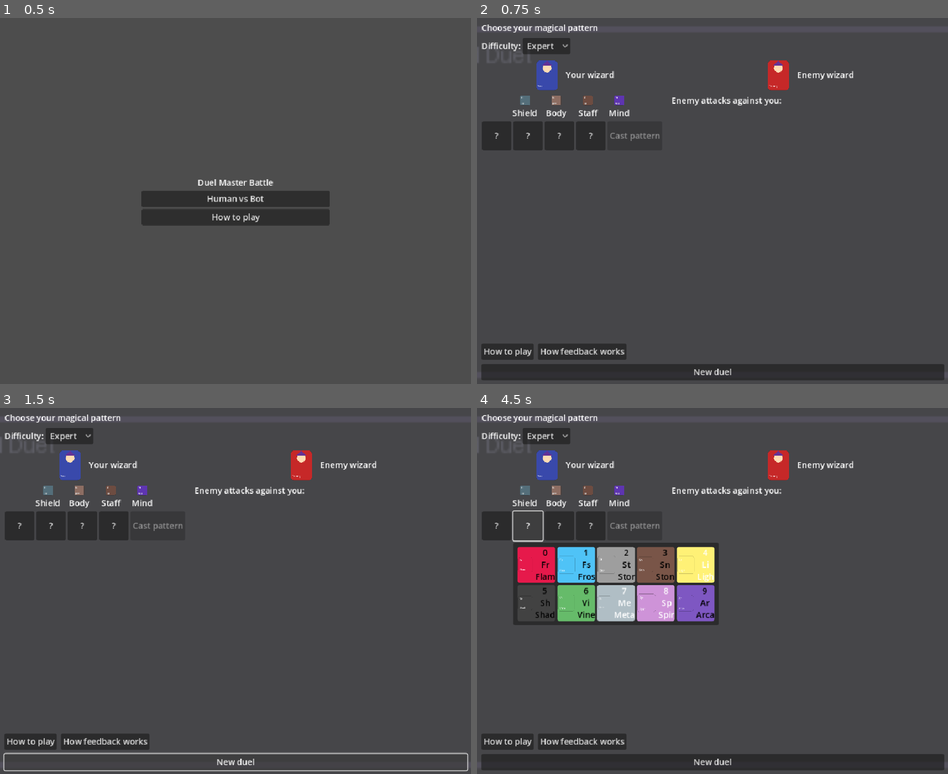
Above: before the commit, frames 1-4 (two rows, left to right).
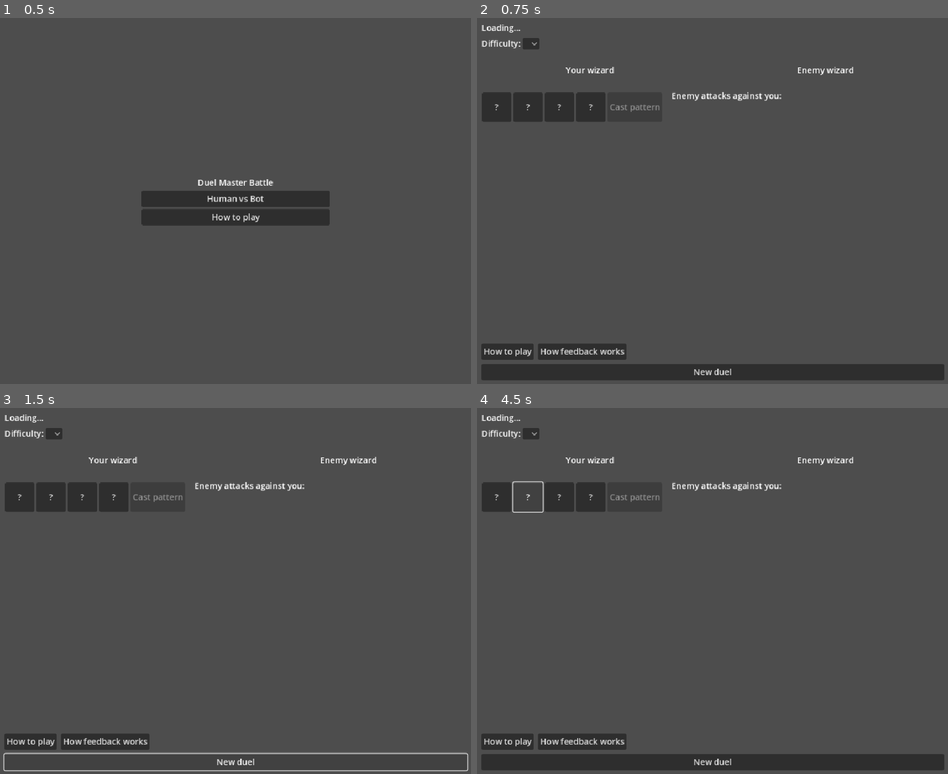
Above: after the commit, the same moments.

Repository: Joesalmon1985/DuelMasterBattle
Game: Godot game, scene res://client/scenes/main_menu.tscn
Same seed, same stepped clock (60 frames per second), same inputs: the game is played once before the commit and once after it.
Inputs (mouse positions are in pixels of both pictures, inside the frame that each line leads up to; where the layout moved, square brackets give the same spot in the first picture):
- Up to frame 1 (0.5 s): no input
- Up to frame 2 (0.75 s): click "Human vs Bot" at 0.5 s
- Up to frame 3 (1.5 s): click "New duel" at 1.25 s
- Up to frame 4 (4.5 s): click "New duel" at 2 s; click (528, 433) [547, 437] at 2.75 s; click "?" at 3.5 s; click "?" at 4.25 s

Frame 1 is identical in both runs. In frame 2, 6.3% of the frame differs, in the area x 0-80%, y 1-37%; in frame 3, 6.3%; in frame 4, 15%, in the area x 0-80%, y 1-60%.
Error after the commit: Parse Error: Invalid argument for "new()" function: argument 1 should be "DmbDuelRuleset" but is "int". (res://client/scripts/game_board.gd:177)

Commit message:
feat(sim): ruleset-driven game state, bots, and encounter catalog
Wire SequentialDuelGame, bots, and result logic to ruleset slot counts,
magic pools, and effective max attacks while preserving Archmage parity.

Co-authored-by: Cursor <cursoragent@cursor.com>

Diff:
--- a/godot_project/sim/bot.gd
+++ b/godot_project/sim/bot.gd
@@ -1,28 +1,52 @@
 class_name DmbRandomBot
 extends RefCounted
 
+var _ruleset: DmbDuelRuleset
 var _rng: RandomNumberGenerator
 
 
-func _init(seed: int = 0) -> void:
+func _init(ruleset: DmbDuelRuleset = null, seed: int = 0) -> void:
+	_ruleset = ruleset if ruleset != null else DmbEncounters.default_encounter()
 	_rng = RandomNumberGenerator.new()
 	_rng.seed = seed
 
 
 func generate_code() -> Array:
+	var pool: Array = _ruleset.secret_magic_pool
 	var code: Array = []
-	for _i in range(DmbConstants.CODE_LENGTH):
-		code.append(_rng.randi_range(DmbConstants.MIN_COLOUR, DmbConstants.MAX_COLOUR))
+	if _ruleset.allow_repeats:
+		for _i in range(_ruleset.slot_count):
+			code.append(int(pool[_rng.randi_range(0, pool.size() - 1)]))
+	else:
+		var picked: Array = _pick_without_repeats(pool, _ruleset.slot_count)
+		code = picked
 	return code
 
 
 func make_guess() -> Array:
-	return generate_code()
+	var pool: Array = _ruleset.attack_magic_pool
+	if _ruleset.allow_repeats:
+		var guess: Array = []
+		for _i in range(_ruleset.slot_count):
+			guess.append(int(pool[_rng.randi_range(0, pool.size() - 1)]))
+		return guess
+	return _pick_without_repeats(pool, _ruleset.slot_count)
+
+
+func _pick_without_repeats(pool: Array, count: int) -> Array:
+	var indices: Array = []
+	for i in range(pool.size()):
+		indices.append(i)
+	indices.shuffle()
+	var out: Array = []
+	for i in range(count):
+		out.append(int(pool[indices[i]]))
+	return out
 
 
 func register_feedback(_guess: Array, _exact: int, _colour_only: int) -> void:
-	pass  # Random bot ignores feedback
+	pass
 
 
 func is_legal_guess(guess: Array) -> bool:
-	return DmbCode.is_valid_code(guess)
+	return DmbCode.is_valid_code_for_ruleset(guess, _ruleset, _ruleset.attack_magic_pool)
--- a/godot_project/sim/bot_factory.gd
+++ b/godot_project/sim/bot_factory.gd
@@ -5,16 +5,17 @@
 const _SolverBot = preload("res://sim/solver_bot.gd")
 
 
-static func make_bot(difficulty: String = "expert", seed: int = 42) -> RefCounted:
-	var level := difficulty.to_lower()
+static func make_bot(ruleset: DmbDuelRuleset = null, seed: int = 42) -> RefCounted:
+	var rs := ruleset if ruleset != null else DmbEncounters.default_encounter()
+	var level := rs.enemy_difficulty.to_lower()
 	match level:
 		"easy":
-			return _RandomBot.new(seed)
+			return _RandomBot.new(rs, seed)
 		"normal":
-			return _SolverBot.new(_SolverBot.STRATEGY_RANDOM, seed)
+			return _SolverBot.new(rs, _SolverBot.STRATEGY_RANDOM, seed)
 		"hard":
-			return _SolverBot.new(_SolverBot.STRATEGY_MINIMAX, seed, _SolverBot.MAX_MINIMAX_POOL_HARD)
+			return _SolverBot.new(rs, _SolverBot.STRATEGY_MINIMAX, seed, _SolverBot.MAX_MINIMAX_POOL_HARD)
 		"expert":
-			return _SolverBot.new(_SolverBot.STRATEGY_MINIMAX, seed, _SolverBot.MAX_MINIMAX_POOL_EXPERT)
+			return _SolverBot.new(rs, _SolverBot.STRATEGY_MINIMAX, seed, _SolverBot.MAX_MINIMAX_POOL_EXPERT)
 		_:
-			return _SolverBot.new(_SolverBot.STRATEGY_MINIMAX, seed, _SolverBot.MAX_MINIMAX_POOL_EXPERT)
+			return _SolverBot.new(rs, _SolverBot.STRATEGY_MINIMAX, seed, _SolverBot.MAX_MINIMAX_POOL_EXPERT)
--- a/godot_project/sim/game_logic.gd
+++ b/godot_project/sim/game_logic.gd
@@ -8,7 +8,8 @@
 	human_guess_count: int,
 	bot_guess_count: int,
 	human_guesses: Array,
-	bot_guesses: Array
+	bot_guesses: Array,
+	max_attacks: int = DmbConstants.MAX_GUESSES
 ) -> DmbGameResult:
 	if human_solved and not bot_solved:
 		return DmbGameResult.new("human_win", true, false, human_guess_count, bot_guess_count,
@@ -28,12 +29,12 @@
 	if (
 		not human_solved
 		and not bot_solved
-		and human_guess_count >= DmbConstants.MAX_GUESSES
-		and bot_guess_count >= DmbConstants.MAX_GUESSES
+		and human_guess_count >= max_attacks
+		and bot_guess_count >= max_attacks
 	):
 		return DmbGameResult.new(
 			"draw", false, false, human_guess_count, bot_guess_count,
-			"Neither solved after 12 attacks each — draw!"
+			"Neither solved after %d attacks each — draw!" % max_attacks
 		)
 	var h_best := _best_progress(human_guesses)
 	var b_best := _best_progress(bot_guesses)
--- a/godot_project/sim/game_state.gd
+++ b/godot_project/sim/game_state.gd
@@ -6,14 +6,14 @@
 enum GamePhase { HUMAN_SETUP, HUMAN_TURN, BOT_TURN, FINISHED }
 
 var phase: int = GamePhase.HUMAN_SETUP
-var human_setup_pegs: Array = [null, null, null, null]
-var current_human_guess: Array = [null, null, null, null]
+var human_setup_pegs: Array = []
+var current_human_guess: Array = []
 var bot_guesses: Array = []
 var human_guesses: Array = []
 var result: DmbGameResult = null
 
+var _ruleset: DmbDuelRuleset
 var _bot_seed: int = 42
-var _difficulty: String = "expert"
 var _bot: RefCounted
 var _human_secret: Array = []
 var _bot_secret: Array = []
@@ -21,21 +21,21 @@
 var _human_solved := false
 
 
-func _init(bot_seed: int = 42, difficulty: String = "expert") -> void:
+func _init(ruleset: DmbDuelRuleset = null, bot_seed: int = 42) -> void:
+	_ruleset = ruleset if ruleset != null else DmbEncounters.default_encounter()
 	_bot_seed = bot_seed
-	_difficulty = difficulty
 	reset()
 
 
-func reset(bot_seed: int = -1, difficulty: String = "") -> void:
+func reset(bot_seed: int = -1, ruleset: DmbDuelRuleset = null) -> void:
 	if bot_seed >= 0:
 		_bot_seed = bot_seed
-	if difficulty != "":
-		_difficulty = difficulty
-	_bot = _BotFactory.make_bot(_difficulty, _bot_seed)
+	if ruleset != null:
+		_ruleset = ruleset
+	_bot = _BotFactory.make_bot(_ruleset, _bot_seed)
 	phase = GamePhase.HUMAN_SETUP
-	human_setup_pegs = [null, null, null, null]
-	current_human_guess = [null, null, null, null]
+	human_setup_pegs = _empty_pegs()
+	current_human_guess = _empty_pegs()
 	bot_guesses = []
 	human_guesses = []
 	result = null
@@ -45,12 +45,23 @@
 	_human_solved = false
 
 
+func get_ruleset() -> DmbDuelRuleset:
+	return _ruleset
+
+
+func _empty_pegs() -> Array:
+	var arr: Array = []
+	for _i in range(_ruleset.slot_count):
+		arr.append(null)
+	return arr
+
+
 func get_bot_secret() -> Array:
 	return _bot_secret.duplicate()
 
 
 func get_difficulty() -> String:
-	return _difficulty
+	return _ruleset.enemy_difficulty
 
 
 func can_lock_human_secret() -> bool:
@@ -64,29 +75,31 @@
 
 func set_human_secret_peg(slot: int, colour: int) -> void:
 	assert(phase == GamePhase.HUMAN_SETUP, "not in human setup")
-	assert(slot >= 0 and slot < DmbConstants.CODE_LENGTH)
-	DmbCode.validate_colour(colour)
+	assert(slot >= 0 and slot < _ruleset.slot_count)
+	DmbCode.validate_colour_in_pool(colour, _ruleset.secret_magic_pool)
 	human_setup_pegs[slot] = colour
 
 
 func lock_human_secret() -> void:
-	assert(can_lock_human_secret(), "all 4 pegs required")
+	assert(can_lock_human_secret(), "all pegs required")
+	DmbCode.validate_code_for_ruleset(human_setup_pegs, _ruleset, _ruleset.secret_magic_pool)
 	_human_secret = human_setup_pegs.duplicate()
 	_bot_secret = _bot.generate_code()
 	phase = GamePhase.HUMAN_TURN
 
 
 func bot_guesses_remaining() -> int:
-	return DmbConstants.MAX_GUESSES - bot_guesses.size()
+	return _ruleset.effective_max_attacks() - bot_guesses.size()
 
 
 func human_guesses_remaining() -> int:
-	return DmbConstants.MAX_GUESSES - human_guesses.size()
+	return _ruleset.effective_max_attacks() - human_guesses.size()
 
 
 func bot_make_guess() -> DmbGuessRecord:
 	assert(phase == GamePhase.BOT_TURN, "not in bot turn")
-	if _bot_solved or bot_guesses.size() >= DmbConstants.MAX_GUESSES:
+	var max_attacks := _ruleset.effective_max_attacks()
+	if _bot_solved or bot_guesses.size() >= max_attacks:
 		return null
 	var guess: Array = _bot.make_guess()
 	var fb := DmbFeedback.score_guess(_human_secret, guess)
@@ -94,7 +107,7 @@
 	bot_guesses.append(rec)
 	if _bot.has_method("register_feedback"):
 		_bot.register_feedback(guess, fb.x, fb.y)
-	if fb.x == DmbConstants.CODE_LENGTH:
+	if _ruleset.is_solved(fb.x):
 		_bot_solved = true
 		_finish_game()
 	elif _both_exhausted():
@@ -106,8 +119,8 @@
 
 func set_human_guess_peg(slot: int, colour: int) -> void:
 	assert(phase == GamePhase.HUMAN_TURN, "not in human turn")
-	assert(slot >= 0 and slot < DmbConstants.CODE_LENGTH)
-	DmbCode.validate_colour(colour)
+	assert(slot >= 0 and slot < _ruleset.slot_count)
+	DmbCode.validate_colour_in_pool(colour, _ruleset.attack_magic_pool)
 	current_human_guess[slot] = colour
 
 
@@ -122,16 +135,17 @@
 
 func submit_human_guess(guess: Array = []) -> DmbGuessRecord:
 	assert(phase == GamePhase.HUMAN_TURN, "not in human turn")
-	assert(human_guesses.size() < DmbConstants.MAX_GUESSES)
+	var max_attacks := _ruleset.effective_max_attacks()
+	assert(human_guesses.size() < max_attacks)
 	if guess.is_empty():
 		assert(can_submit_human_guess())
 		guess = current_human_guess.duplicate()
-	DmbCode.validate_code(guess)
+	DmbCode.validate_code_for_ruleset(guess, _ruleset, _ruleset.attack_magic_pool)
 	var fb := DmbFeedback.score_guess(_bot_secret, guess)
 	var rec := DmbGuessRecord.new(guess, fb.x, fb.y)
 	human_guesses.append(rec)
-	current_human_guess = [null, null, null, null]
-	if fb.x == DmbConstants.CODE_LENGTH:
+	current_human_guess = _empty_pegs()
+	if _ruleset.is_solved(fb.x):
 		_human_solved = true
 		_finish_game()
 	elif _both_exhausted():
@@ -142,11 +156,12 @@
 
 
 func _both_exhausted() -> bool:
+	var max_attacks := _ruleset.effective_max_attacks()
 	return (
 		not _human_solved
 		and not _bot_solved
-		and human_guesses.size() >= DmbConstants.MAX_GUESSES
-		and bot_guesses.size() >= DmbConstants.MAX_GUESSES
+		and human_guesses.size() >= max_attacks
+		and bot_guesses.size() >= max_attacks
 	)
 
 
@@ -155,5 +170,6 @@
 	result = DmbGameLogic.compute_result(
 		_human_solved, _bot_solved,
 		human_guesses.size(), bot_guesses.size(),
-		human_guesses, bot_guesses
+		human_guesses, bot_guesses,
+		_ruleset.effective_max_attacks()
 	)
--- a/godot_project/sim/solver_bot.gd
+++ b/godot_project/sim/solver_bot.gd
@@ -1,12 +1,12 @@
 class_name DmbSolverBot
 extends RefCounted
 
-const OPENING_GUESS := [0, 0, 1, 1]
 const STRATEGY_RANDOM := "random"
 const STRATEGY_MINIMAX := "minimax"
 const MAX_MINIMAX_POOL_HARD := 100
 const MAX_MINIMAX_POOL_EXPERT := 500
 
+var _ruleset: DmbDuelRuleset
 var _strategy: String = STRATEGY_MINIMAX
 var _seed: int = 0
 var _candidates: Array = []
@@ -15,16 +15,22 @@
 var _max_minimax_pool: int = MAX_MINIMAX_POOL_HARD
 
 
-func _init(strategy: String = STRATEGY_MINIMAX, seed: int = 0, max_minimax_pool: int = MAX_MINIMAX_POOL_HARD) -> void:
+func _init(
+	ruleset: DmbDuelRuleset = null,
+	strategy: String = STRATEGY_MINIMAX,
+	seed: int = 0,
+	max_minimax_pool: int = MAX_MINIMAX_POOL_HARD
+) -> void:
+	_ruleset = ruleset if ruleset != null else DmbEncounters.default_encounter()
 	_strategy = strategy
 	_seed = seed
 	_max_minimax_pool = max_minimax_pool
-	_all_codes = _generate_all_codes()
+	_all_codes = DmbCandidateGen.generate_candidate_codes(_ruleset)
 	_reset_candidates()
 
 
-static func all_code_count() -> int:
-	return 10_000
+func all_code_count() -> int:
+	return _all_codes.size()
 
 
 func candidate_count() -> int:
@@ -44,7 +50,7 @@
 func make_guess() -> Array:
 	var guess: Array
 	if _guess_count == 0:
-		guess = OPENING_GUESS.duplicate()
+		guess = DmbCandidateGen.opening_guess_for_ruleset(_ruleset).duplicate()
 	elif _strategy == STRATEGY_RANDOM:
 		var idx := (_seed + _guess_count) % _candidates.size()
 		guess = _candidates[idx].duplicate()
@@ -95,17 +101,28 @@
 func generate_code() -> Array:
 	var rng := RandomNumberGenerator.new()
 	rng.seed = _seed + 999
+	var pool: Array = _ruleset.secret_magic_pool
 	var code: Array = []
-	for _i in range(DmbConstants.CODE_LENGTH):
-		code.append(rng.randi_range(DmbConstants.MIN_COLOUR, DmbConstants.MAX_COLOUR))
+	if _ruleset.allow_repeats:
+		for _i in range(_ruleset.slot_count):
+			code.append(int(pool[rng.randi_range(0, pool.size() - 1)]))
+	else:
+		var indices: Array = []
+		for i in range(pool.size()):
+			indices.append(i)
+		indices.shuffle()
+		for i in range(_ruleset.slot_count):
+			code.append(int(pool[indices[i]]))
 	return code
 
 
 func is_legal_guess(guess: Array) -> bool:
-	return DmbCode.is_valid_code(guess)
+	return DmbCode.is_valid_code_for_ruleset(guess, _ruleset, _ruleset.attack_magic_pool)
 
 
-func solve_secret(secret: Array, max_guesses: int = 12) -> Dictionary:
+func solve_secret(secret: Array, max_guesses: int = -1) -> Dictionary:
+	if max_guesses < 0:
+		max_guesses = _ruleset.effective_max_attacks()
 	_reset_candidates()
 	_guess_count = 0
 	var guesses: Array = []
@@ -113,7 +130,7 @@
 		var g := make_guess()
 		guesses.append(g)
 		var fb := DmbFeedback.score_guess(secret, g)
-		if fb.x == DmbConstants.CODE_LENGTH:
+		if _ruleset.is_solved(fb.x):
 			return {"solved": true, "count": guesses.size(), "guesses": guesses}
 		register_feedback(g, fb.x, fb.y)
 	return {"solved": false, "count": guesses.size(), "guesses": guesses}
@@ -123,16 +140,6 @@
 	_candidates = []
 	for c in _all_codes:
 		_candidates.append(c.duplicate())
-
-
-static func _generate_all_codes() -> Array:
-	var codes: Array = []
-	for a in range(DmbConstants.NUM_COLOURS):
-		for b in range(DmbConstants.NUM_COLOURS):
-			for c in range(DmbConstants.NUM_COLOURS):
-				for d in range(DmbConstants.NUM_COLOURS):
-					codes.append([a, b, c, d])
-	return codes
 
 
 static func _array_in(arr: Array, list: Array) -> bool:
Not shown, changed: python_prototype/duel_mastermind/bot.py
Not shown, changed: python_prototype/duel_mastermind/bot_factory.py
Not shown, changed: python_prototype/duel_mastermind/game_state.py
Not shown, changed: python_prototype/duel_mastermind/solver_bot.py
Not shown, changed: python_prototype/scripts/evaluate_bots.py
